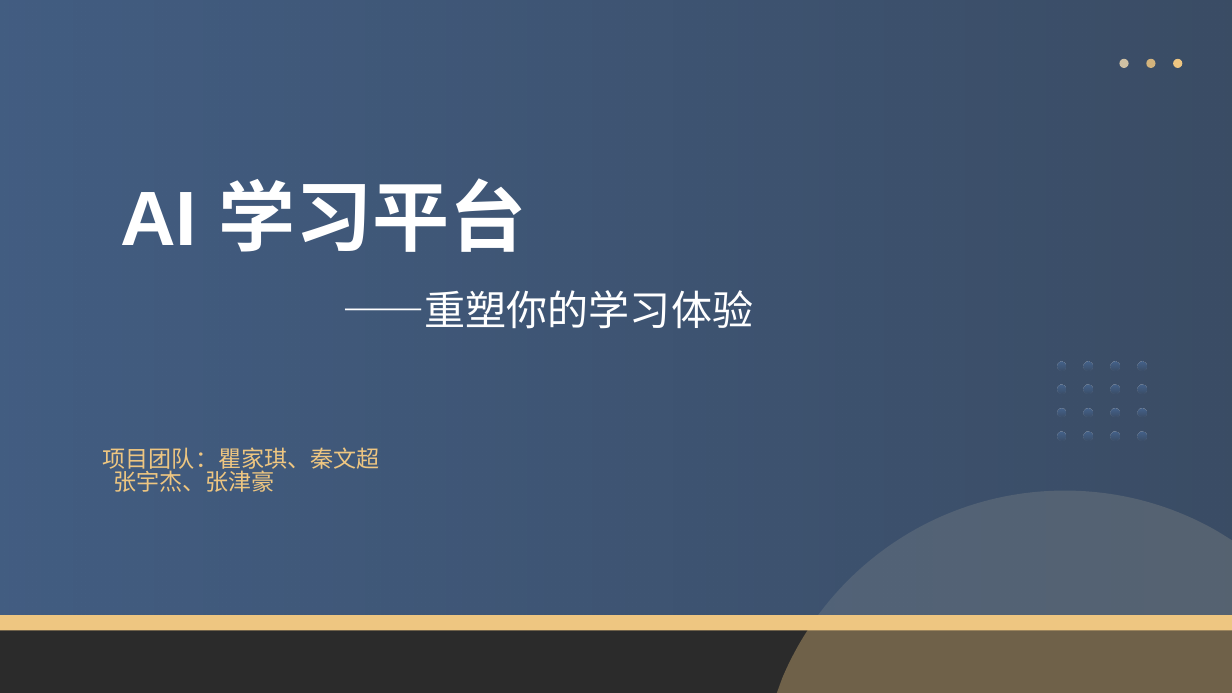
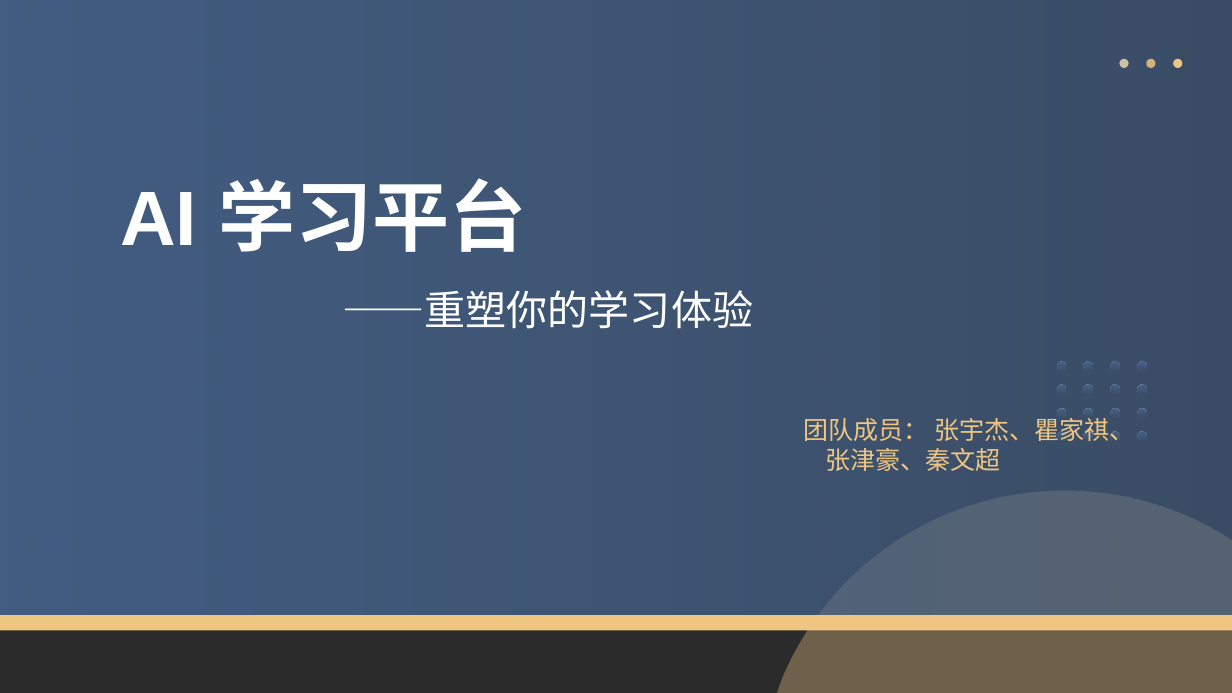
Before and after one commit to xiangsurener/zhengjingxuexipingtai, a slide deck: slide 1 of PPT/AI学习平台项目介绍.pptx. Drawn at 1232x693 pixels with LibreOffice and Linux fonts; fonts in the diff are those of the drawing; background and template pictures are left out; a plain dark background stands for a picture behind light text. Boxes give left, top, right and bottom in pixels: in the first picture for what was removed or moved away, otherwise in the second. Text is boxed around its words. In the diff, an @@ line names an element or a change of style, - is before the commit and + after.

```diff
--- a/PPT/AI学习平台项目介绍.pptx
+++ b/PPT/AI学习平台项目介绍.pptx
@@ text at (803, 418, 1135, 471): text changed; size 18 to 19.5 pt @@
-项目团队：瞿家琪、秦文超 张宇杰、张津豪
+团队成员： 张宇杰、瞿家祺、 张津豪、秦文超
```
Also in this commit, not shown: 11 other slides changed.
